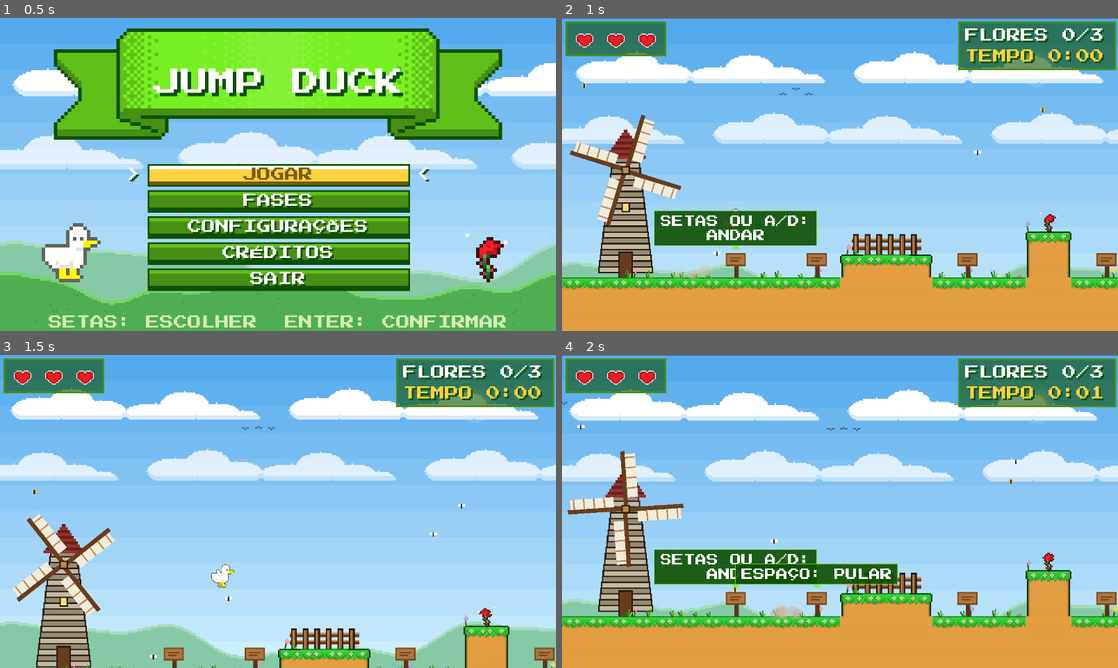
Above: before the commit, frames 1-4 (two rows, left to right).
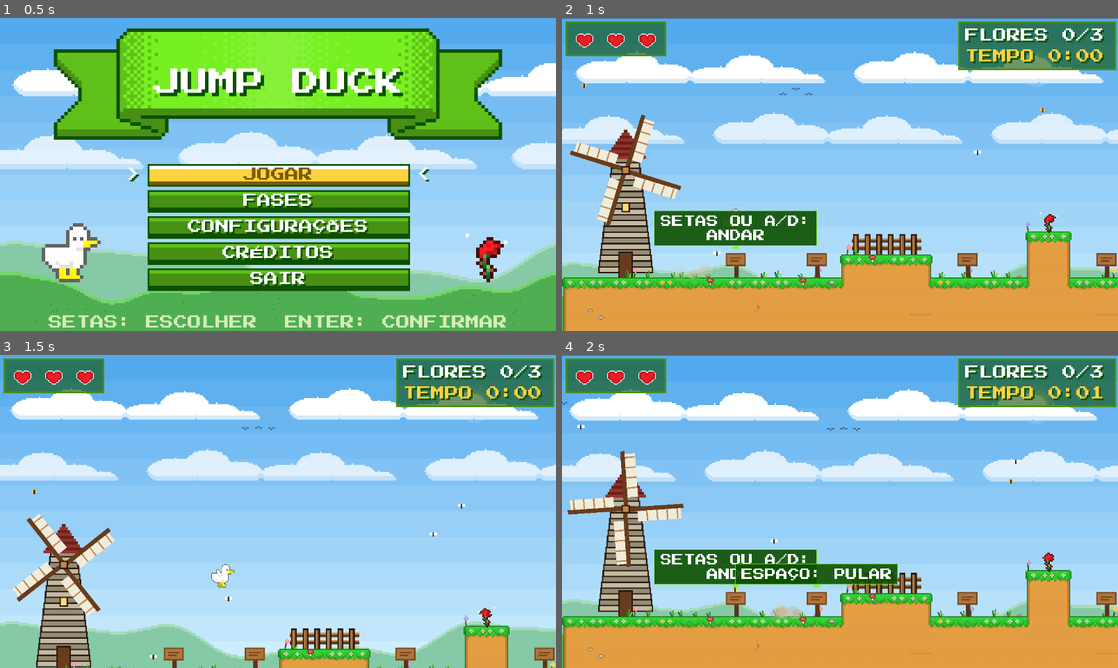
Above: after the commit, the same moments.

Repository: Ep3rii/Jump-Duck-Godot
Game: Godot game, scene res://scenes/menu.tscn
Two runs of this game, one before a commit and one after it. Both use one fixed random seed, a clock stepped at 60 frames per second and the inputs below.
Inputs (mouse positions are in pixels of both pictures, inside the frame that each line leads up to):
- Up to frame 1 (0.5 s): no input
- Up to frame 2 (1 s): tap Enter (confirm) at 0.5, 0.6 s; move the mouse to (962, 158) at 0.52 s; hold Right (right) from 0.53 s (still down); click (962, 158) at 0.67 s; tap Space (jump) at 0.77 s
- Up to frame 3 (1.5 s): tap Space (jump) at 1.07 s; move the mouse to (166, 527) at 1.27 s; release Right (right) at 1.28 s; hold Down (down) from 1.28 s (still down); tap X (grab) at 1.35 s
- Up to frame 4 (2 s): keep holding Down (down); tap Space (jump) at 1.52, 1.82 s

Frame 1 is identical in both runs. In frame 2, 0.6% of the frame differs, in the area x 0-100%, y 68-100%; in frame 3, 0.2%; in frame 4, 0.7%.

Commit message:
Arte nova aprovada: tileset de grama completo com 20 blocos novos
- os 16 blocos originais ampliados com bordas finas e suaves, mais
  variações do topo e da terra, canto interno, coluna de 1 bloco, teto
  de terra, bloquinho sozinho, tronco e ponte (folha 4x9 de 128)
- Level._retile_grass escolhe o bloco de cada célula pelos vizinhos, com
  as variações pela posição (sempre as mesmas); tronco e ponte à mão
- geradores tools/arte/tileset*.py; teste do auto-tile (302 ok)

Co-Authored-By: Claude Opus 5.5 <noreply@anthropic.com>

Diff:
--- a/assets/tilesets/grama_solida.tres
+++ b/assets/tilesets/grama_solida.tres
@@ -38,6 +38,47 @@
 3:3/0 = 0
 3:3/0/custom_data_0 = true
 
+0:4/0 = 0
+0:4/0/custom_data_0 = true
+1:4/0 = 0
+1:4/0/custom_data_0 = true
+2:4/0 = 0
+2:4/0/custom_data_0 = true
+3:4/0 = 0
+3:4/0/custom_data_0 = true
+0:5/0 = 0
+0:5/0/custom_data_0 = true
+1:5/0 = 0
+1:5/0/custom_data_0 = true
+2:5/0 = 0
+2:5/0/custom_data_0 = true
+3:5/0 = 0
+3:5/0/custom_data_0 = true
+0:6/0 = 0
+0:6/0/custom_data_0 = true
+1:6/0 = 0
+1:6/0/custom_data_0 = true
+2:6/0 = 0
+2:6/0/custom_data_0 = true
+3:6/0 = 0
+3:6/0/custom_data_0 = true
+0:7/0 = 0
+0:7/0/custom_data_0 = true
+1:7/0 = 0
+1:7/0/custom_data_0 = true
+2:7/0 = 0
+2:7/0/custom_data_0 = true
+3:7/0 = 0
+3:7/0/custom_data_0 = true
+0:8/0 = 0
+0:8/0/custom_data_0 = true
+1:8/0 = 0
+1:8/0/custom_data_0 = true
+2:8/0 = 0
+2:8/0/custom_data_0 = true
+3:8/0 = 0
+3:8/0/custom_data_0 = true
+
 [resource]
 tile_size = Vector2i(128, 128)
 custom_data_layer_0/name = "solid"
--- a/scripts/level.gd
+++ b/scripts/level.gd
@@ -31,6 +31,7 @@
 
 func _ready() -> void:
 	_build_level()
+	_retile_grass()
 	# a moldura (paredes e teto fora da sala) so segura o pato; com a camera afastada ela
 	# aparecia nas salas mais baixas que a tela
 	var frame := get_node_or_null("Moldura")
@@ -66,3 +67,82 @@
 	for cell: Array in cells:
 		var index: int = cell[2]
 		layer.set_cell(Vector2i(cell[0], cell[1]), 0, Vector2i(index % 4, index / 4))
+
+
+
+# ------------------------------------------------------------- auto-tile do tileset de grama
+## Indices (linha*4 + coluna) das variacoes do tileset de grama novo (assets/sprites/arte/).
+const GRASS_TOP_VARIANTS := [16, 17, 18, 19]
+const GRASS_DIRT_VARIANTS := [20, 21, 22, 23]
+const GRASS_PLATFORM_ROW := 8  # tronco e ponte: colocados a mao, o auto-tile nao mexe
+
+
+## Escolhe de novo o bloco de cada celula das camadas de grama pelos vizinhos: pontas, topo,
+## interior, plataformas, coluna de 1 bloco, teto de terra, canto interno no pe dos degraus e
+## variacoes (topo e terra) escolhidas pela posicao (sempre as mesmas).
+func _retile_grass() -> void:
+	var rows := int(room_size.y / 16)
+	for layer: TileMapLayer in get_tree().get_nodes_in_group("solid_tiles"):
+		if not is_ancestor_of(layer) or layer.tile_set == null:
+			continue
+		if layer.tile_set.tile_size != Vector2i(128, 128):
+			continue  # so o tileset de grama novo (blocos de 128)
+		var cells := {}
+		for c in layer.get_used_cells():
+			if layer.get_cell_atlas_coords(c).y != GRASS_PLATFORM_ROW:
+				cells[c] = true
+		for c: Vector2i in cells:
+			var idx := _grass_tile_for(cells, c, rows)
+			layer.set_cell(c, 0, Vector2i(idx % 4, idx / 4))
+
+
+static func _grass_hash(x: int, y: int, salt: int) -> int:
+	return absi((x * 73856093) ^ (y * 19349663) ^ (salt * 83492791)) % 100
+
+
+static func _grass_has(cells: Dictionary, c: Vector2i, rows: int) -> bool:
+	return c.y >= rows or cells.has(c)  # abaixo da sala conta como cheio
+
+
+static func _grass_tile_for(cells: Dictionary, c: Vector2i, rows: int) -> int:
+	var up := _grass_has(cells, c + Vector2i(0, -1), rows)
+	var dn := _grass_has(cells, c + Vector2i(0, 1), rows)
+	var lf := _grass_has(cells, c + Vector2i(-1, 0), rows)
+	var rt := _grass_has(cells, c + Vector2i(1, 0), rows)
+	if not up:
+		if not dn:
+			if not lf and not rt:
+				return 7
+			if not lf:
+				return 8
+			if not rt:
+				return 10
+			return 9
+		if not lf and not rt:
+			return 25  # topo de coluna de 1 bloco
+		if not lf:
+			return 4
+		if not rt:
+			return 6
+		var h := _grass_hash(c.x, c.y, 0)
+		return GRASS_TOP_VARIANTS[h % 4] if h < 35 else 5
+	if not dn:  # fundo exposto: teto de terra
+		if not lf and not rt:
+			return 27
+		if not lf:
+			return 28
+		if not rt:
+			return 30
+		return 29
+	if not lf and not rt:
+		return 26  # meio de coluna de 1 bloco
+	if not lf:
+		return 12
+	if not rt:
+		return 14
+	if not _grass_has(cells, c + Vector2i(-1, -1), rows):
+		return 11  # canto interno: a grama do chao mais baixo faz a curva
+	if not _grass_has(cells, c + Vector2i(1, -1), rows):
+		return 24
+	var h2 := _grass_hash(c.x, c.y, 7)
+	return GRASS_DIRT_VARIANTS[h2 % 4] if h2 < 22 else 13
--- a/tests/test_runner.gd
+++ b/tests/test_runner.gd
@@ -456,6 +456,17 @@
 	check(Game.current_level_name == "tutorial", "JOGAR comeca pelo tutorial")
 	check(Game.total_collectibles == 3, "tutorial tem 3 flores (veio %d)" % Game.total_collectibles)
 	check(get_tree().get_nodes_in_group("dica").size() >= 7, "placas de dica no tutorial")
+
+	print("-- tileset de grama novo (auto-tile com variacoes)")
+	var terreno: TileMapLayer = node("Terreno")
+	var used := {}
+	for c in terreno.get_used_cells():
+		var a := terreno.get_cell_atlas_coords(c)
+		used[a.y * 4 + a.x] = true
+	check(used.has(5) and (used.has(16) or used.has(17) or used.has(18) or used.has(19)),
+		"topos com variacoes (%s)" % [used.keys()])
+	check(used.has(20) or used.has(21) or used.has(22) or used.has(23), "terra com variacoes")
+	check(used.has(11) or used.has(24), "canto interno no pe dos degraus")
 
 	print("-- arte nova do pato (parado, pulo: subida, apice, queda)")
 	reset_player(Vector2(150, 304))
Binary file changed: assets/sprites/arte/tileset_grama.png
Not shown, changed: ROTEIRO_FASES.md
